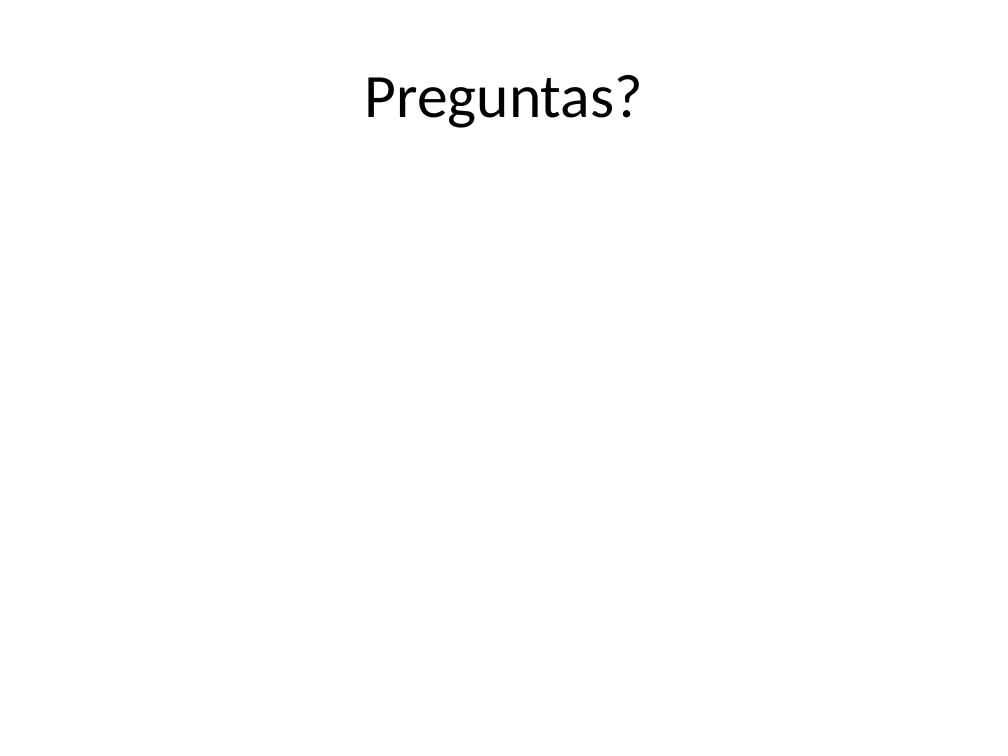
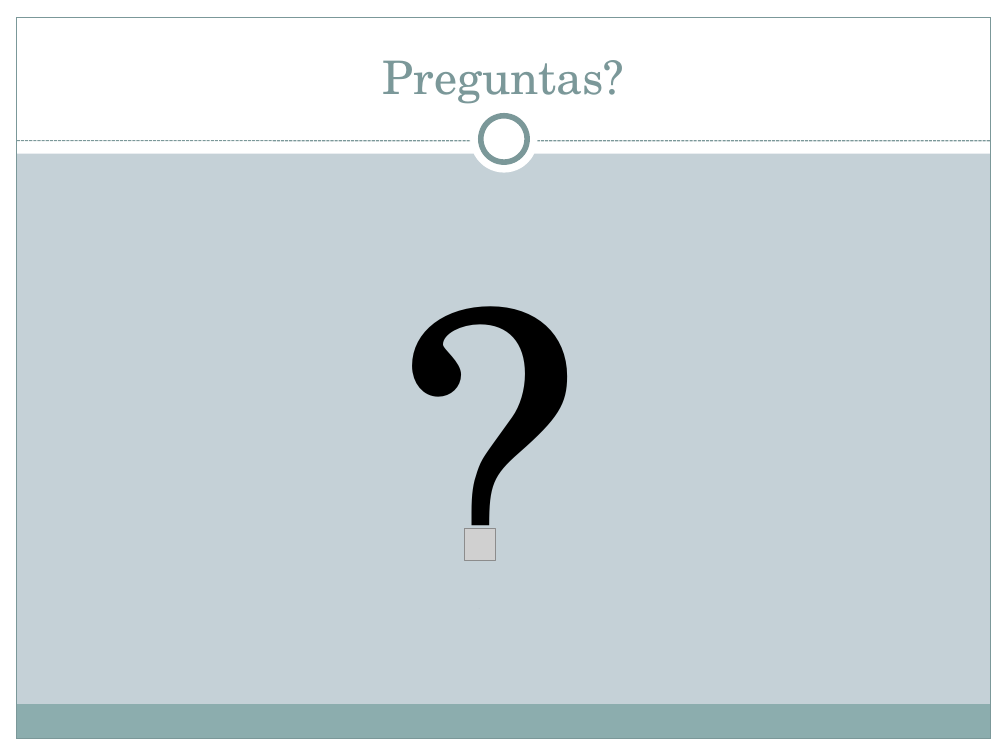
Before and after one commit to kfgodel/vortex, a slide deck: slide 20 of Documentacion/Publicable/Borradores/Intro a Vortex.pptx (slide 19 before the commit). Drawn at 1008x756 pixels with LibreOffice and Linux fonts; fonts in the diff are those of the drawing; grey boxes stand for pictures. Boxes give left, top, right and bottom in pixels: in the first picture for what was removed or moved away, otherwise in the second. Text is boxed around its words. In the diff, an @@ line names an element or a change of style, - is before the commit and + after.

```diff
--- a/Documentacion/Publicable/Borradores/Intro a Vortex.pptx
+++ b/Documentacion/Publicable/Borradores/Intro a Vortex.pptx
@@ background #FFFFFF to #C5D1D7 @@
@@ rectangle added at (x1=0, y1=0, x2=1008, y2=153), fill #FFFFFF @@
@@ rectangle added at (x1=0, y1=0, x2=17, y2=756), fill #FFFFFF @@
@@ rectangle added at (x1=17, y1=17, x2=991, y2=739), outline #7C999A 0.75 pt @@
@@ title "Preguntas?" moved from (x1=365, y1=75, x2=643, y2=128) to (x1=383, y1=60, x2=624, y2=104) @@
@@ title "Preguntas?" at (x1=383, y1=60, x2=624, y2=104): size 44 to 33 pt, font Calibri to TeX Gyre Schola, text colour #000000 to #7C999A; vertical alignment middle to bottom @@
@@ rectangle added at (x1=991, y1=0, x2=1008, y2=756), fill #FFFFFF @@
@@ ellipse added at (x1=471, y1=106, x2=538, y2=173), fill #FFFFFF @@
@@ ellipse added at (x1=481, y1=116, x2=527, y2=162), fill #FFFFFF, outline #7C999A 4 pt @@
@@ line added from (17, 141) to (991, 141), #7C999A 0.75 pt dashed @@
@@ text added at (x1=393, y1=196, x2=608, y2=692), 287 pt, text #000000 @@
+?
@@ rectangle added at (x1=416, y1=529, x2=535, y2=609), fill #C5D1D7 @@
@@ picture added at (x1=465, y1=529, x2=496, y2=560) @@
@@ rectangle added at (x1=16, y1=705, x2=990, y2=739), fill #8CADAE @@
@@ rectangle added at (x1=0, y1=739, x2=1008, y2=756), fill #FFFFFF @@
```
Also in this commit, not shown: 18 other slides changed, 1 slide added, 2 other files.
